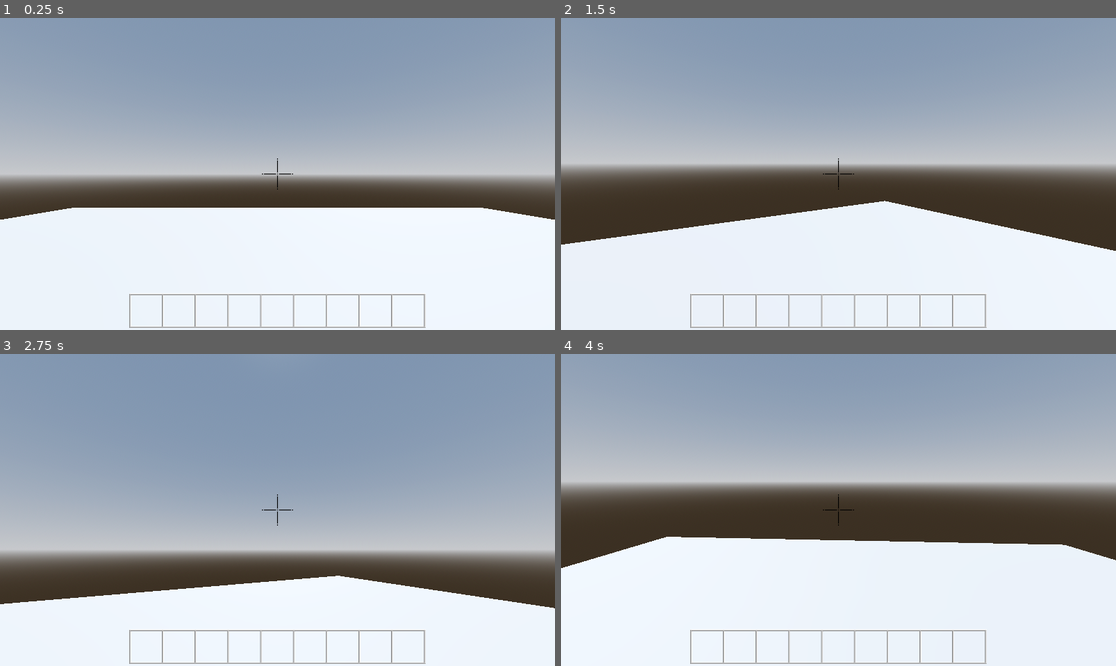
Above: before the commit, frames 1-4 (two rows, left to right).
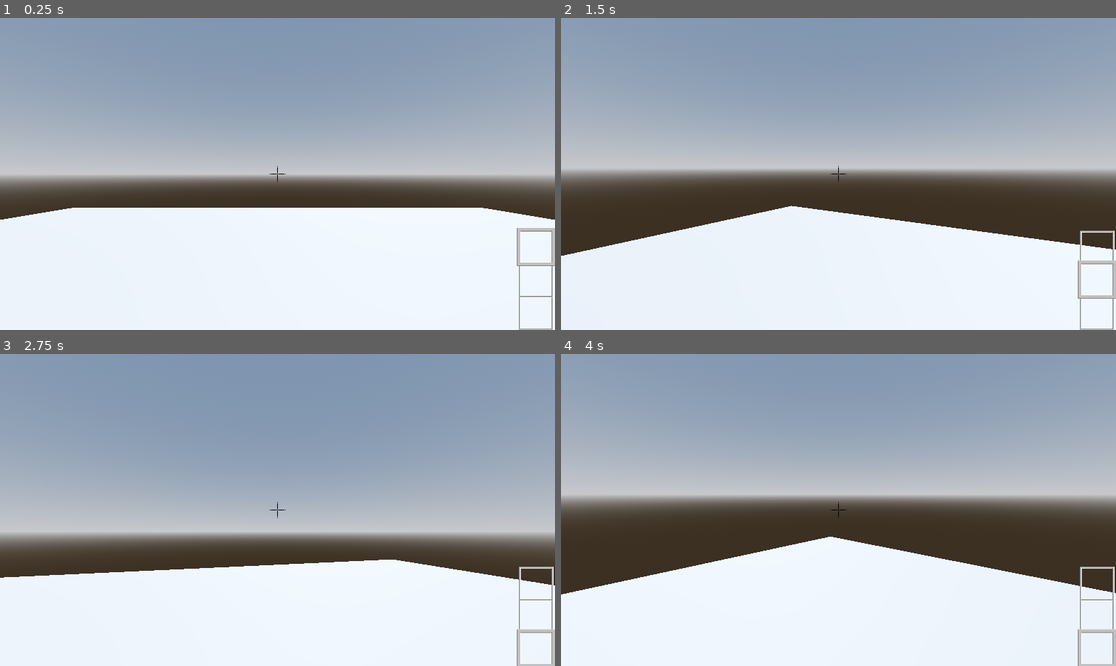
Above: after the commit, the same moments.

Repository: Stevenso2/Karson
Game: Godot game, scene res://assets/World.tscn
Two runs of this game, one before a commit and one after it. Both use one fixed random seed, a clock stepped at 60 frames per second and the inputs below.
Inputs (mouse positions are in pixels of both pictures, inside the frame that each line leads up to):
- Up to frame 1 (0.25 s): no input
- Up to frame 2 (1.5 s): tap Enter (Enter, bound only after the commit) at 0.5 s; move the mouse to (866, 174) at 0.52 s; tap 1 (1) at 0.6 s; tap 2 (2) at 0.8, 1.35 s; tap Space (U) at 1.25 s; move the mouse to (810, 174) at 1.27 s
- Up to frame 3 (2.75 s): tap 3 (3) at 1.55, 2.1 s; move the mouse to (288, 503) at 2.02 s; tap 4 (4) at 2.3 s
- Up to frame 4 (4 s): tap Enter (Enter, bound only after the commit) at 2.75 s; move the mouse to (832, 516) at 2.77 s; tap 4 (4) at 2.85 s; tap 5 (5) at 3.05, 3.6 s; tap Space (U) at 3.5 s; move the mouse to (877, 513) at 3.52 s; tap 6 (6) at 3.8 s

The runs differ from the first frame. In frame 1, 1.2% of the frame differs, in the area x 23-100%, y 44-100%; in frame 2, 7.6%; in frame 3, 18%, in the area x 0-100%, y 44-100%; in frame 4, 16%.

Commit message:
Little QOL changes in the UI
- Changed The Sensibility from 1 > 0.6
- Changed The Hotbar to be on the Side
- When The Game is Paused, You can quit it by Pressing enter instead of pressing the button with the mouse
- Changed the Crosshair's Size to be a little smaller

Fixes todo:
- When scrolling through the Hotbar u can't access the 3rd slot when scrolling up, and when scrolling down u can't access the 1st slot

To add:
- If the Player falls off the baseplate that he either dies or that he respawns to the last location where he touched the ground

Diff:
--- a/assets/hud.tscn
+++ b/assets/hud.tscn
@@ -1,9 +1,16 @@
-[gd_scene load_steps=5 format=3 uid="uid://d0nli7fikwkrr"]
+[gd_scene load_steps=7 format=3 uid="uid://d0nli7fikwkrr"]
 
 [ext_resource type="Script" path="res://scrips/hud.gd" id="1_10lh8"]
 [ext_resource type="Texture2D" uid="uid://cmaqtule8dspn" path="res://assets/Hotbar.png" id="1_pmtsm"]
 [ext_resource type="Texture2D" uid="uid://coqocwhnl554b" path="res://assets/selector.png" id="6_vpngi"]
 [ext_resource type="Texture2D" uid="uid://budepvfqr6ayb" path="res://assets/crosshair.png" id="8_q53yv"]
+
+[sub_resource type="InputEventKey" id="InputEventKey_18kdl"]
+device = -1
+keycode = 4194309
+
+[sub_resource type="Shortcut" id="Shortcut_cwq6o"]
+events = [SubResource("InputEventKey_18kdl")]
 
 [node name="Hud" type="Control"]
 layout_mode = 3
@@ -15,15 +22,17 @@
 script = ExtResource("1_10lh8")
 
 [node name="Hotbar" type="Sprite2D" parent="."]
-position = Vector2(576, 608)
+position = Vector2(1113, 545)
+rotation = 1.5708
 texture = ExtResource("1_pmtsm")
 
 [node name="Selector" type="Sprite2D" parent="."]
-position = Vector2(304, 608)
+position = Vector2(1113, 479)
 texture = ExtResource("6_vpngi")
 
 [node name="Crosshair" type="Sprite2D" parent="."]
 position = Vector2(576, 324)
+scale = Vector2(0.5, 0.5)
 texture = ExtResource("8_q53yv")
 
 [node name="Menu" type="Sprite2D" parent="."]
@@ -42,5 +51,6 @@
 grow_vertical = 2
 scale = Vector2(2.74, 2.74)
 pivot_offset = Vector2(90.95, 15.5)
+shortcut = SubResource("Shortcut_cwq6o")
 text = "QUIT"
 clip_text = true
--- a/project.godot
+++ b/project.godot
@@ -110,3 +110,8 @@
 "events": [Object(InputEventKey,"resource_local_to_scene":false,"resource_name":"","device":-1,"window_id":0,"alt_press …(191 unchanged characters)…
 ]
 }
+Enter={
+"deadzone": 0.5,
+"events": [Object(InputEventKey,"resource_local_to_scene":false,"resource_name":"","device":-1,"window_id":0,"alt_pressed":false,"shift_pressed":false,"ctrl_pressed":false,"meta_pressed":false,"pressed":false,"keycode":0,"physical_keycode":4194309,"key_label":0,"unicode":0,"location":0,"echo":false,"script":null)
+]
+}
--- a/scrips/hud.gd
+++ b/scrips/hud.gd
@@ -4,7 +4,7 @@
 @onready var menu: Sprite2D = $Menu
 @onready var quit: Button = $Menu/Quit
 
-var offset = 304
+var offset = 475
 var jump_by = 68
 
 # Called every frame. 'delta' is the elapsed time since the previous frame.
@@ -16,7 +16,7 @@
 	if Input.is_action_just_pressed("3"):
 		global.current_Block = 2
 	if Input.is_action_just_pressed("4"):
-		global.current_Block = 3
+		pass
 	if Input.is_action_just_pressed("5"):
 		pass
 	if Input.is_action_just_pressed("6"):
@@ -30,18 +30,18 @@
 
 	if Input.is_action_just_pressed("SU"):
 		global.current_Block += 1
-		if global.current_Block >= 3:
+		if global.current_Block >= 2:
 			global.current_Block = 0
 	if Input.is_action_just_pressed("SD"):
 		global.current_Block -= 1
 		if global.current_Block <= 0:
-			global.current_Block = 3
-
+			global.current_Block = 2
+#	somehow fix the scroll problem i am a dum dum to fix it
 	if global.pause:
 		menu.show()
-		if quit.button_pressed:
+		if quit.button_pressed || Input.is_action_just_pressed("Enter"):
 			get_tree().quit()
 	else:
 		menu.hide()
 
-	selector.position.x = offset * jump_by
+	selector.position.y = offset + global.current_Block * jump_by
--- a/scrips/player.gd
+++ b/scrips/player.gd
@@ -5,7 +5,7 @@
 const SPEED = 500.0
 const JUMP_VELOCITY = 300.0
 
-const sensitivity = 1
+const sensitivity = 0.55
 
 var rot_x = 0
 var rot_y = 0
Binary file changed: assets/Hotbar.png
